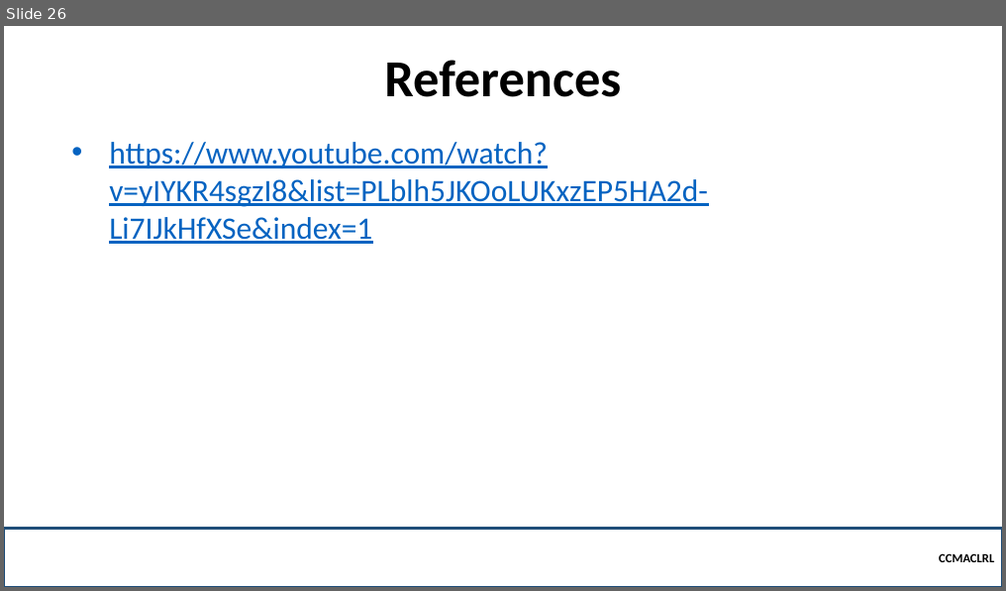
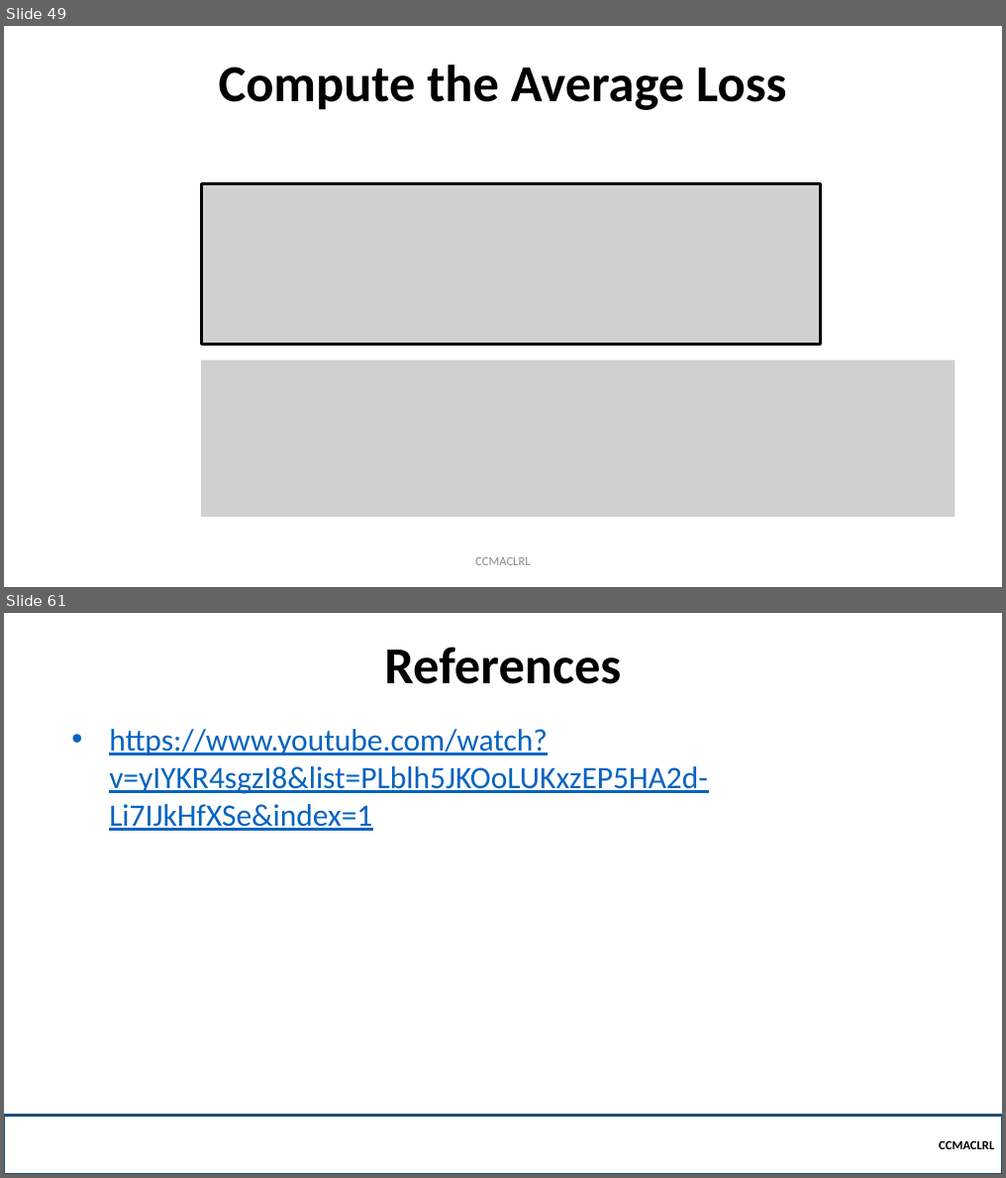
Before and after one commit to OG-CZ/CCMACLRL-EXERCISES-COM231, a slide deck: _LECTURES/5 - Logistic Regression/Introduction to Logistic Regression.pptx. Shown one above the other, each under a label of ours: slide 26 before the commit, slides 49 and 61 after it; the slides between them are not shown. The pictures are 1006x591 and 1006x1178 pixels, drawn with LibreOffice and Linux fonts; fonts in the diff are those of the drawing; grey boxes stand for pictures; background and template pictures are left out. Boxes give left, top, right and bottom in pixels: in the first picture for what was removed or moved away, otherwise in the second. Text is boxed around its words. In the diff, an @@ line names an element or a change of style, - is before the commit and + after.

Commit message:
CCMACLRL

```diff
--- a/_LECTURES/5 - Logistic Regression/Introduction to Logistic Regression.pptx
+++ b/_LECTURES/5 - Logistic Regression/Introduction to Logistic Regression.pptx
@@ slide 49 added at bbox=[4, 26, 1002, 587], background #FFFFFF @@
@@ text added at bbox=[219, 65, 786, 110], 50 pt, text #000000, bold @@
+Compute the Average Loss
@@ picture added at bbox=[201, 184, 820, 344] @@
@@ picture added at bbox=[201, 361, 954, 518] @@
@@ text added at bbox=[475, 558, 530, 566], 12 pt, text #8C8C8C @@
+CCMACLRL
@@ what was slide 26 is now slide 61 @@
```
Also in this commit, not shown: 10 slides changed, 34 other slides added, 46 other files.
